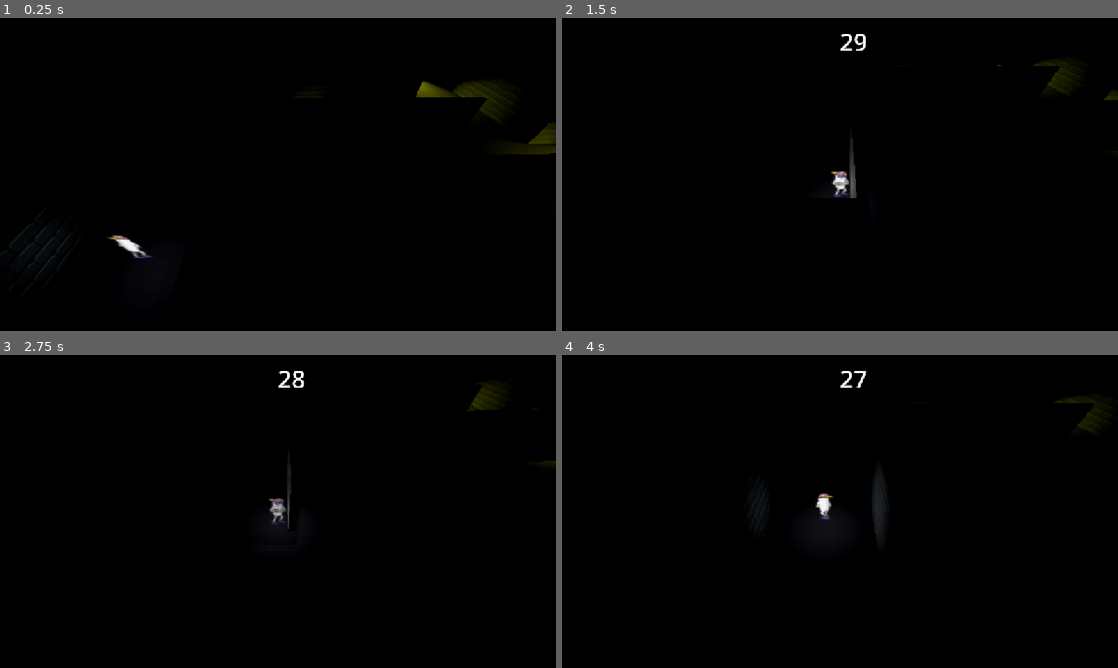
Above: before the commit, frames 1-4 (two rows, left to right).
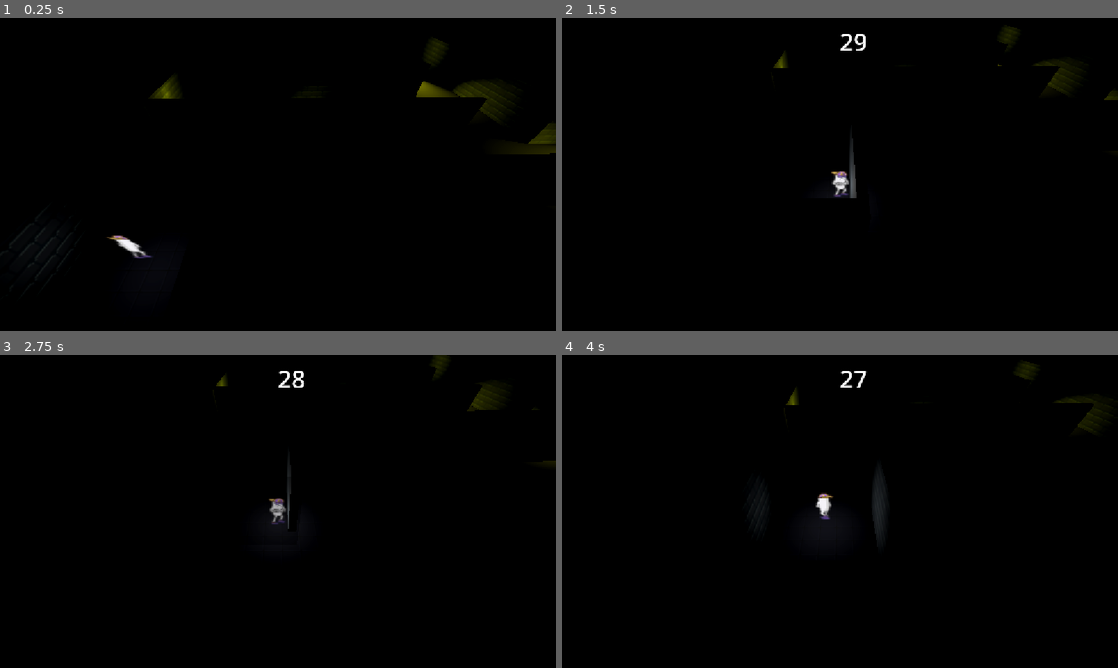
Above: after the commit, the same moments.

Repository: eliasescalante/levelJam-Prototipe-3D
Game: Godot game, scene res://src/scenes/niveles/level2/Level2.tscn
The game is run twice, just before and just after one commit, with the same random seed, the same clock (stepped at 60 frames per second) and the same inputs.
Inputs:
- Up to frame 1 (0.25 s): no input
- Up to frame 2 (1.5 s): tap Enter (ui_accept) at 0.5, 0.77 s; hold Right (ui_right) 0.53-1.28 s; hold Down (ui_down) from 1.28 s (still down)
- Up to frame 3 (2.75 s): tap Enter (ui_accept) at 1.52 s; release Down (ui_down) at 2.03 s; hold Right (ui_right) from 2.03 s (still down)
- Up to frame 4 (4 s): tap Enter (ui_accept) at 2.75, 3.02, 3.77 s; release Right (ui_right) at 2.78 s; hold Up (ui_up) 2.78-3.53 s; hold Left (ui_left) from 3.53 s (still down)

The runs differ from the first frame. In frame 1, 0.3% of the frame differs, in the area x 27-80%, y 6-26%; in frame 2, 0.1%; in frame 3, 0.1%; in frame 4, 0.2%.

Commit message:
arreglos a escenas level 1 y 2

Diff:
--- a/src/core/game_manager.gd
+++ b/src/core/game_manager.gd
@@ -8,6 +8,7 @@
 
 var timer: Timer
 var current_seconds: int = -1
+var has_reached_goal: bool = false
 
 func _ready() -> void:
 	# Creamos e instanciamos el Timer dinámicamente
@@ -21,7 +22,9 @@
 	start_timer()
 
 func start_timer() -> void:
-	timer.start()
+	has_reached_goal = false
+	current_seconds = -1
+	timer.start(max_time)
 	_update_time_signal()
 
 func _process(_delta: float) -> void:
@@ -38,3 +41,16 @@
 	current_seconds = 0
 	time_updated.emit(0)
 	time_out.emit()
+
+	# Si se agota el tiempo y no llegó a la meta, reinicia el nivel
+	if not has_reached_goal:
+		restart_level()
+
+func restart_level() -> void:
+	get_tree().reload_current_scene()
+	start_timer()
+
+# Llama a esta función cuando el jugador toque la meta
+func reach_goal() -> void:
+	has_reached_goal = true
+	timer.stop()
--- a/src/scenes/GridMap/GridMap.tscn
+++ b/src/scenes/GridMap/GridMap.tscn
@@ -1,3 +1,6 @@
 [gd_scene format=3 uid="uid://styr6rmht8hd"]
 
-[node name="GridMap" type="Node3D" unique_id=2123956660]
+[sub_resource type="MeshLibrary" id="MeshLibrary_fhsag"]
+
+[node name="GridMap" type="GridMap" unique_id=1218993852]
+mesh_library = SubResource("MeshLibrary_fhsag")
--- a/src/scenes/entidades/enemigos/enemigo/Enemigo.tscn
+++ b/src/scenes/entidades/enemigos/enemigo/Enemigo.tscn
@@ -20,6 +20,10 @@
 
 [node name="Enemigo" type="Area3D" unique_id=1178914136]
 script = ExtResource("1_cf7et")
+
+[node name="OmniLight3D" type="OmniLight3D" parent="." unique_id=927249094]
+transform = Transform3D(1, 0, 0, 0, 1, 0, 0, 0, 1, 0, 2.2424934, 0)
+light_color = Color(1, 1, 0.1254902, 1)
 
 [node name="SpotLight3D" type="SpotLight3D" parent="." unique_id=96991568]
 transform = Transform3D(1, 0, 0, 0, 0.99071074, 0.13598657, 0, -0.13598657, 0.99071074, 0, 0, -0.6140511)
--- a/src/scenes/entidades/enemigos/enemigo_vigilante/EnemigoVigilante.tscn
+++ b/src/scenes/entidades/enemigos/enemigo_vigilante/EnemigoVigilante.tscn
@@ -20,6 +20,10 @@
 
 [node name="EnemigoVigilante" type="Area3D" unique_id=84659721]
 script = ExtResource("1_a8dl2")
+
+[node name="OmniLight3D" type="OmniLight3D" parent="." unique_id=1416809126]
+transform = Transform3D(1, 0, 0, 0, 1, 0, 0, 0, 1, 0, 2, 0)
+light_color = Color(1, 1, 0.19215687, 1)
 
 [node name="SpotLight3D" type="SpotLight3D" parent="." unique_id=1814845485]
 transform = Transform3D(1, 0, 0, 0, 0.9965953, 0.08244915, 0, -0.08244915, 0.9965953, 0, 0, -0.6140511)
--- a/src/scenes/niveles/level1/Level1.tscn
+++ b/src/scenes/niveles/level1/Level1.tscn
@@ -1,9 +1,15 @@
 [gd_scene format=3 uid="uid://bvtbuuswg32xw"]
 
 [ext_resource type="PackedScene" uid="uid://dcak6fkasbux7" path="res://src/scenes/entidades/player/Player.tscn" id="1_1efb8"]
+[ext_resource type="Script" uid="uid://cy1pugwogcwvs" path="res://src/scenes/niveles/level1/level_1.gd" id="1_xh83b"]
 [ext_resource type="Texture2D" uid="uid://juyof4p75wf4" path="res://src/assets/Tile_suelo_0.png" id="2_nu4uu"]
 [ext_resource type="Texture2D" uid="uid://johomt5a4go0" path="res://src/assets/Pared ladrillos sombre 64.png" id="3_7uwnp"]
+[ext_resource type="Script" uid="uid://b5d4lxgsqa532" path="res://src/scenes/niveles/level2/pared_9.gd" id="4_hfnch"]
 [ext_resource type="PackedScene" uid="uid://dbd5oky0j7im7" path="res://src/scenes/entidades/enemigos/enemigo_vigilante/EnemigoVigilante.tscn" id="4_jhmsl"]
+[ext_resource type="PackedScene" uid="uid://bb7ud135w0a5e" path="res://src/scenes/hud/Hud.tscn" id="5_5q5dq"]
+
+[sub_resource type="Environment" id="Environment_fhsag"]
+background_mode = 2
 
 [sub_resource type="StandardMaterial3D" id="StandardMaterial3D_owpdf"]
 albedo_texture = ExtResource("2_nu4uu")
@@ -17,6 +23,7 @@
 data = PackedVector3Array(-0.5, 0.0025, 0.5, 0.5, 0.0025, 0.5, -0.5, -0.0025, 0.5, 0.5, 0.0025, 0.5, 0.5, -0.0025, 0.5, …(608 unchanged characters)…
 
 [sub_resource type="StandardMaterial3D" id="StandardMaterial3D_voxmv"]
+transparency = 1
 albedo_texture = ExtResource("3_7uwnp")
 uv1_scale = Vector3(0.3, 0.3, 0.3)
 uv1_triplanar = true
@@ -57,6 +64,12 @@
 [sub_resource type="ConcavePolygonShape3D" id="ConcavePolygonShape3D_voxmv"]
 data = PackedVector3Array(-0.2549, 2.2488, 19.980999, 0.2549, 2.2488, 19.980999, -0.2549, -2.2488, 19.980999, 0.2549, 2 …(932 unchanged characters)…
 
+[sub_resource type="BoxShape3D" id="BoxShape3D_hfnch"]
+size = Vector3(39.926636, 3.695984, 1.2584038)
+
+[sub_resource type="BoxShape3D" id="BoxShape3D_yy4av"]
+size = Vector3(35.1994, 3.695984, 1.8840847)
+
 [sub_resource type="BoxMesh" id="BoxMesh_spqbv"]
 size = Vector3(0.5097656, 4.4975586, 25.044895)
 
@@ -69,6 +82,9 @@
 [sub_resource type="ConcavePolygonShape3D" id="ConcavePolygonShape3D_r3om1"]
 data = PackedVector3Array(-0.2549, 2.2488, 12.601299, 0.2549, 2.2488, 12.601299, -0.2549, -2.2488, 12.601299, 0.2549, 2 …(932 unchanged characters)…
 
+[sub_resource type="BoxShape3D" id="BoxShape3D_737do"]
+size = Vector3(24.125488, 3.695984, 1.2584038)
+
 [sub_resource type="BoxMesh" id="BoxMesh_r3om1"]
 size = Vector3(0.5097656, 4.4975586, 80.4211)
 
@@ -76,6 +92,7 @@
 data = PackedVector3Array(-0.2549, 2.2488, 40.2105, 0.2549, 2.2488, 40.2105, -0.2549, -2.2488, 40.2105, 0.2549, 2.2488, …(860 unchanged characters)…
 
 [sub_resource type="StandardMaterial3D" id="StandardMaterial3D_kcteu"]
+transparency = 1
 albedo_texture = ExtResource("3_7uwnp")
 uv1_scale = Vector3(0.2, 0.2, 0.2)
 uv1_triplanar = true
@@ -86,13 +103,24 @@
 [sub_resource type="ConcavePolygonShape3D" id="ConcavePolygonShape3D_rrja7"]
 data = PackedVector3Array(-4.0383, 2.2997, 0.5, 4.0383, 2.2997, 0.5, -4.0383, -2.2997, 0.5, 4.0383, 2.2997, 0.5, 4.0383 …(716 unchanged characters)…
 
+[sub_resource type="BoxShape3D" id="BoxShape3D_e8jlo"]
+size = Vector3(8.173584, 3.695984, 1.6018581)
+
 [sub_resource type="BoxMesh" id="BoxMesh_0xlq7"]
 size = Vector3(8.07666, 4.4730225, 1)
 
 [node name="Level1" type="Node3D" unique_id=1210097204]
+script = ExtResource("1_xh83b")
+
+[node name="WorldEnvironment" type="WorldEnvironment" parent="." unique_id=1647943751]
+environment = SubResource("Environment_fhsag")
+
+[node name="DirectionalLight3D" type="DirectionalLight3D" parent="." unique_id=822838564]
+transform = Transform3D(0.8660254, 0.3535534, -0.3535534, 0, 0.7071068, 0.7071068, 0.5, -0.61237246, 0.61237246, -17.061443, 18.255276, -15.290889)
+light_energy = 0.0
 
 [node name="Piso" type="MeshInstance3D" parent="." unique_id=2025389888]
-transform = Transform3D(150, 0, 0, 0, 150, 0, 0, 0, 150, -7.8414087, -1.9073486e-06, -0.07639599)
+transform = Transform3D(150, 0, 0, 0, 150, 0, 0, 0, 150, -7.8431997, 0.00289011, -0.09068823)
 material_override = SubResource("StandardMaterial3D_owpdf")
 mesh = SubResource("BoxMesh_fhsag")
 
@@ -153,25 +181,41 @@
 [node name="CollisionShape3D" type="CollisionShape3D" parent="Paredes/Pared6/StaticBody3D" unique_id=65322430]
 shape = SubResource("ConcavePolygonShape3D_wbo6q")
 
-[node name="Pared3" type="MeshInstance3D" parent="Paredes" unique_id=1202004554]
+[node name="Pared_con_transparencia2" type="MeshInstance3D" parent="Paredes" unique_id=1202004554]
 transform = Transform3D(0.007521093, 0, -0.9999718, 0, 1, 0, 0.9999718, 0, 0.007521093, -13.4345045, 2.8217666, -24.560654)
 material_override = SubResource("StandardMaterial3D_voxmv")
 mesh = SubResource("BoxMesh_wbo6q")
-
-[node name="StaticBody3D" type="StaticBody3D" parent="Paredes/Pared3" unique_id=1452476417]
-
-[node name="CollisionShape3D" type="CollisionShape3D" parent="Paredes/Pared3/StaticBody3D" unique_id=2133043193]
+script = ExtResource("4_hfnch")
+
+[node name="StaticBody3D" type="StaticBody3D" parent="Paredes/Pared_con_transparencia2" unique_id=1452476417]
+
+[node name="CollisionShape3D" type="CollisionShape3D" parent="Paredes/Pared_con_transparencia2/StaticBody3D" unique_id=2133043193]
 shape = SubResource("ConcavePolygonShape3D_voxmv")
 
-[node name="Pared4" type="MeshInstance3D" parent="Paredes" unique_id=829412962]
+[node name="Area3D" type="Area3D" parent="Paredes/Pared_con_transparencia2" unique_id=1554641210]
+
+[node name="CollisionShape3D" type="CollisionShape3D" parent="Paredes/Pared_con_transparencia2/Area3D" unique_id=1558048437]
+transform = Transform3D(0.012279874, 8.195639e-08, 0.99992406, 6.139089e-11, 1, -3.7020072e-08, -0.9999179, 3.7991413e-08, 0.012279907, -0.16790771, 0.37112117, -0.61300373)
+shape = SubResource("BoxShape3D_hfnch")
+debug_color = Color(0.85580015, 0.19335073, 0.7682378, 0.41960785)
+
+[node name="Pared_con_transparencia4" type="MeshInstance3D" parent="Paredes" unique_id=829412962]
 transform = Transform3D(0.007521093, 0, -0.9999718, 0, 1, 0, 0.9999718, 0, 0.007521093, -13.4345045, 2.8217666, 3.670803)
 material_override = SubResource("StandardMaterial3D_voxmv")
 mesh = SubResource("BoxMesh_wbo6q")
-
-[node name="StaticBody3D" type="StaticBody3D" parent="Paredes/Pared4" unique_id=1585875392]
-
-[node name="CollisionShape3D" type="CollisionShape3D" parent="Paredes/Pared4/StaticBody3D" unique_id=1087113367]
+script = ExtResource("4_hfnch")
+
+[node name="StaticBody3D" type="StaticBody3D" parent="Paredes/Pared_con_transparencia4" unique_id=1585875392]
+
+[node name="CollisionShape3D" type="CollisionShape3D" parent="Paredes/Pared_con_transparencia4/StaticBody3D" unique_id=1087113367]
 shape = SubResource("ConcavePolygonShape3D_voxmv")
+
+[node name="Area3D" type="Area3D" parent="Paredes/Pared_con_transparencia4" unique_id=1575100568]
+
+[node name="CollisionShape3D" type="CollisionShape3D" parent="Paredes/Pared_con_transparencia4/Area3D" unique_id=782994178]
+transform = Transform3D(0.012279851, 8.195639e-08, 0.99992293, 6.139089e-11, 1, -3.7020072e-08, -0.9999168, 3.7991413e-08, 0.012279885, 0.04142928, 0.37112117, -1.0583515)
+shape = SubResource("BoxShape3D_yy4av")
+debug_color = Color(0.85580015, 0.19335073, 0.7682378, 0.41960785)
 
 [node name="Pared5" type="MeshInstance3D" parent="Paredes" unique_id=255145735]
 transform = Transform3D(0.007521093, 0, -0.9999718, 0, 1, 0, 0.9999718, 0, 0.007521093, -45.50942, 2.8217666, 3.9561162)
@@ -183,15 +227,23 @@
 [node name="CollisionShape3D" type="CollisionShape3D" parent="Paredes/Pared5/StaticBody3D" unique_id=1935962439]
 shape = SubResource("ConcavePolygonShape3D_rfj1d")
 
-[node name="Pared7" type="MeshInstance3D" parent="Paredes" unique_id=804048093]
+[node name="Pared_con_transparencia" type="MeshInstance3D" parent="Paredes" unique_id=804048093]
 transform = Transform3D(0.007521093, 0, -0.9999718, 0, 1, 0, 0.9999718, 0, 0.007521093, -45.58824, 2.8217666, -9.813688)
 material_override = SubResource("StandardMaterial3D_voxmv")
 mesh = SubResource("BoxMesh_mv887")
-
-[node name="StaticBody3D" type="StaticBody3D" parent="Paredes/Pared7" unique_id=373253370]
-
-[node name="CollisionShape3D" type="CollisionShape3D" parent="Paredes/Pared7/StaticBody3D" unique_id=2057925612]
+script = ExtResource("4_hfnch")
+
+[node name="StaticBody3D" type="StaticBody3D" parent="Paredes/Pared_con_transparencia" unique_id=373253370]
+
+[node name="CollisionShape3D" type="CollisionShape3D" parent="Paredes/Pared_con_transparencia/StaticBody3D" unique_id=2057925612]
 shape = SubResource("ConcavePolygonShape3D_r3om1")
+
+[node name="Area3D" type="Area3D" parent="Paredes/Pared_con_transparencia" unique_id=760038870]
+
+[node name="CollisionShape3D" type="CollisionShape3D" parent="Paredes/Pared_con_transparencia/Area3D" unique_id=704579468]
+transform = Transform3D(0.012279875, 8.195639e-08, 0.9999241, 6.139089e-11, 1, -3.7020072e-08, -0.999918, 3.7991413e-08, 0.012279908, 0.34584427, 0.37112117, -0.37052917)
+shape = SubResource("BoxShape3D_737do")
+debug_color = Color(0.85580015, 0.19335073, 0.7682378, 0.41960785)
 
 [node name="Pared8" type="MeshInstance3D" parent="Paredes" unique_id=1686367288]
 transform = Transform3D(0.007521093, 0, -0.9999718, 0, 1, 0, 0.9999718, 0, 0.007521093, -17.979744, 2.8217666, -41.531414)
@@ -213,15 +265,23 @@
 [node name="CollisionShape3D" type="CollisionShape3D" parent="Paredes/Pared10/StaticBody3D" unique_id=1668275266]
 shape = SubResource("ConcavePolygonShape3D_23jgp")
 
-[node name="Pared_cortita" type="MeshInstance3D" parent="Paredes" unique_id=1502917093]
+[node name="Pared_con_transparencia_chiquita" type="MeshInstance3D" parent="Paredes" unique_id=1502917093]
 transform = Transform3D(1, 0, 0, 0, 1, 0, 0, 0, 1, 10.713018, 2.8498306, -12.294962)
 material_override = SubResource("StandardMaterial3D_kcteu")
 mesh = SubResource("BoxMesh_ykvqv")
-
-[node name="StaticBody3D" type="StaticBody3D" parent="Paredes/Pared_cortita" unique_id=150797779]
-
-[node name="CollisionShape3D" type="CollisionShape3D" parent="Paredes/Pared_cortita/StaticBody3D" unique_id=1109966768]
+script = ExtResource("4_hfnch")
+
+[node name="StaticBody3D" type="StaticBody3D" parent="Paredes/Pared_con_transparencia_chiquita" unique_id=150797779]
+
+[node name="CollisionShape3D" type="CollisionShape3D" parent="Paredes/Pared_con_transparencia_chiquita/StaticBody3D" unique_id=1109966768]
 shape = SubResource("ConcavePolygonShape3D_rrja7")
+
+[node name="Area3D" type="Area3D" parent="Paredes/Pared_con_transparencia_chiquita" unique_id=938341810]
+
+[node name="CollisionShape3D" type="CollisionShape3D" parent="Paredes/Pared_con_transparencia_chiquita/Area3D" unique_id=716155047]
+transform = Transform3D(-0.9999259, 3.798284e-08, 0.0121754445, 6.139092e-11, 1, -3.7020072e-08, -0.012175411, -8.196036e-08, -0.99993205, -0.07796955, 0.37112093, -0.2718296)
+shape = SubResource("BoxShape3D_e8jlo")
+debug_color = Color(0.85580015, 0.19335073, 0.7682378, 0.41960785)
 
 [node name="Pared_cortita2" type="MeshInstance3D" parent="Paredes" unique_id=1425207967]
 transform = Transform3D(0.00324745, 0, -0.99999475, 0, 1, 0, 0.99999475, 0, 0.00324745, -9.455833, 2.8498306, 7.9895763)
@@ -246,3 +306,5 @@
 
 [node name="EnemigoVigilante3" parent="Enemigos" unique_id=238047348 instance=ExtResource("4_jhmsl")]
 transform = Transform3D(0.90460515, 0, -0.42625052, 0, 1, 0, 0.42625052, 0, 0.90460515, -55.425377, 1.8848314, 19.830858)
+
+[node name="Hud" parent="." unique_id=1569060435 instance=ExtResource("5_5q5dq")]
--- /dev/null
+++ b/src/scenes/niveles/level1/level_1.gd
@@ -0,0 +1,13 @@
+extends Node3D
+
+@onready var hud: HUD = $Hud
+
+func _ready() -> void:
+	# Conectamos las señales del GameManager al HUD
+	GameManager.time_updated.connect(hud.update_time)
+	GameManager.time_out.connect(_on_game_over)
+
+
+func _on_game_over() -> void:
+	hud.show_game_over()
+	# Lógica adicional: pausar el juego, deshabilitar al personaje, etc.
--- /dev/null
+++ b/src/scenes/niveles/level3/level3.tscn
@@ -0,0 +1,3 @@
+[gd_scene format=3 uid="uid://dk7m1xmnyadfr"]
+
+[node name="Level3" type="Node3D" unique_id=773605548]
Not shown, added: src/scenes/niveles/level1/level_1.gd.uid
